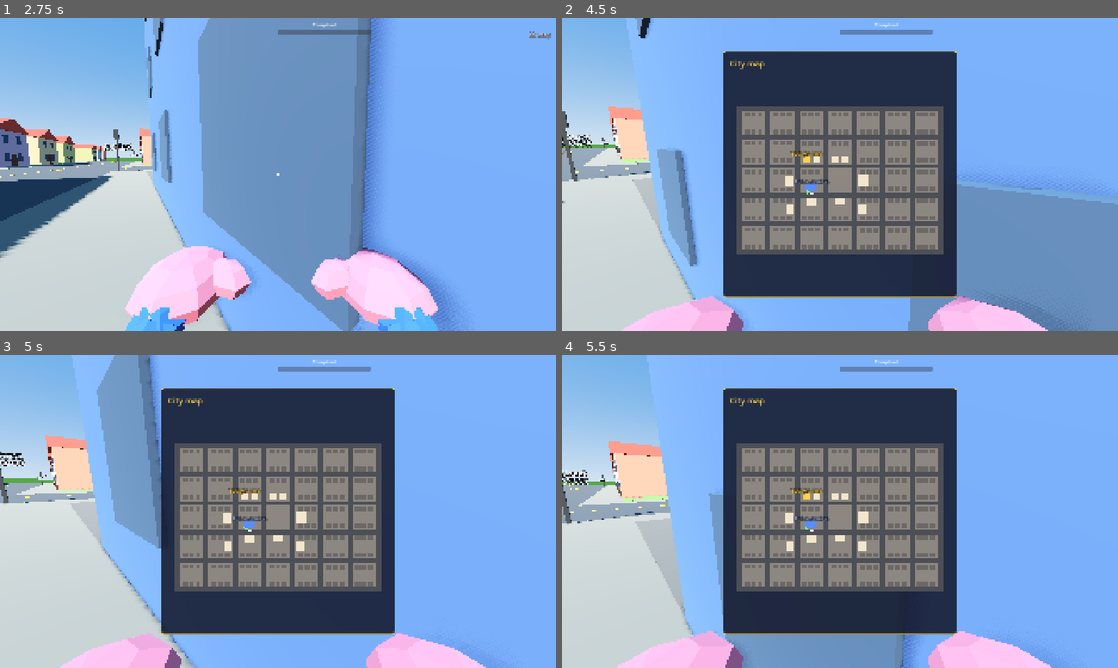
Above: before the commit, frames 1-4 (two rows, left to right).
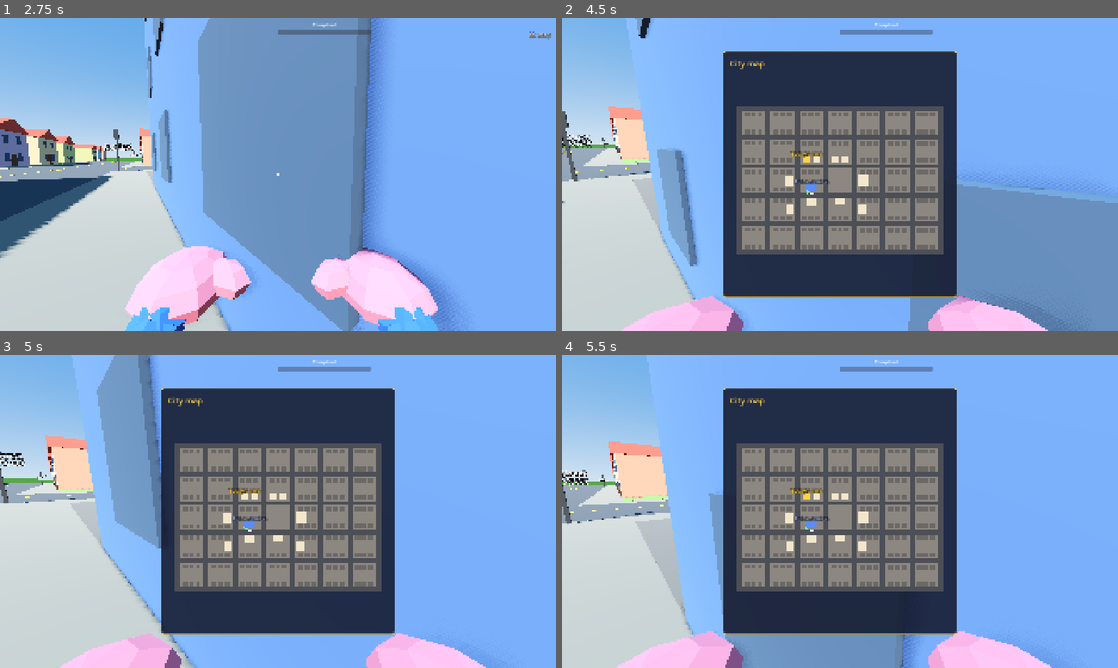
Above: after the commit, the same moments.

Repository: cristiangelini/BPD
Game: Godot game, scene res://scenes/levels/bakery.tscn
Two runs of this game, one before a commit and one after it. Both use one fixed random seed, a clock stepped at 60 frames per second and the inputs below. This scene is started directly instead of the project's main scene.
Inputs (mouse positions are in pixels of both pictures, inside the frame that each line leads up to):
- Up to frame 1 (2.75 s): tap Enter at 0.5 s; move the mouse to (400, 158) at 0.52 s; hold D (move_right) 0.53-1.28 s; hold R (ask) 0.53-1.28 s; click (400, 158) at 0.67 s; tap Space (jump) at 0.77, 1.07, 1.52, 1.82 s; tap G (drop) at 0.8, 1.35 s; move the mouse to (250, 174) at 1.27 s; hold W (move_forward) from 1.28 s (still down); click (250, 174) at 1.55 s; move the mouse to (289, 168) at 2.02 s; hold Shift (run) from 2.03 s (still down); click (289, 168) at 2.1 s
- Up to frame 2 (4.5 s): keep holding W (move_forward); move the mouse to (834, 180) at 2.77 s; release Shift (run) at 2.78 s; tap Shift (run) at 2.85 s; click (834, 180) at 2.92 s; tap Space (jump) at 3.02, 3.32, 3.77, 4.07 s; right-click (834, 180) at 3.05 s; move the mouse to (878, 177) at 3.52 s; hold E (use) 3.53-4.28 s; right-click (878, 177) at 3.6 s; tap M (map) at 4.15 s; move the mouse to (795, 171) at 4.27 s; tap E (use) at 4.35 s
- Up to frame 3 (5 s): keep holding W (move_forward); tap Space (jump) at 4.52, 4.55, 4.82 s
- Up to frame 4 (5.5 s): keep holding W (move_forward); move the mouse to (845, 511) at 5.02 s; hold Space (jump) from 5.03 s (still down); click (845, 511) at 5.17 s; tap R (ask) at 5.3 s

Frame 1 is identical in both runs. In frame 2, less than 0.1% of the frame differs, in the area x 0-100%, y 32-92%; in frame 3, less than 0.1%; in frame 4, less than 0.1%.

Commit message:
Bakery: the loaves, the cakes, the till and the ring
Forty loaves that split when pulled apart and squash on hard hits, one of
them hiding the stolen ring (it feels heavier when grabbed). Cakes in the
display are fragile. The till holds the bakehouse key and Marta notices
when it's opened or when goods break. The jewelry bag and pawn receipt
wait in seeded hiding spots. Evidence can be made tougher (the gold ring).

Co-Authored-By: Claude Opus 5.5 (1M context) <noreply@anthropic.com>
Claude-Session: https://claude.ai/code/session_01UXwRy4nCUmp8Zcg5tBLZhH

Diff:
--- /dev/null
+++ b/scenes/props/bakery_cake.tscn
@@ -0,0 +1,20 @@
+[gd_scene format=3]
+
+[ext_resource type="Script" path="res://scripts/props/ornament.gd" id="1"]
+[ext_resource type="PackedScene" path="res://assets/models/bakery_cake.glb" id="2"]
+
+[sub_resource type="CylinderShape3D" id="Shape"]
+height = 0.18
+radius = 0.18
+
+[node name="Cake" type="RigidBody3D"]
+collision_layer = 4
+collision_mask = 15
+mass = 1.5
+script = ExtResource("1")
+shard_color = Color(0.97, 0.66, 0.78, 1)
+
+[node name="Shape" type="CollisionShape3D" parent="."]
+shape = SubResource("Shape")
+
+[node name="Model" parent="." instance=ExtResource("2")]
--- /dev/null
+++ b/scenes/props/bread_loaf.tscn
@@ -0,0 +1,19 @@
+[gd_scene format=3]
+
+[ext_resource type="Script" path="res://scripts/props/bread.gd" id="1"]
+[ext_resource type="PackedScene" path="res://assets/models/bread_loaf.glb" id="2"]
+
+[sub_resource type="BoxShape3D" id="Shape"]
+size = Vector3(0.34, 0.13, 0.15)
+
+[node name="Bread" type="RigidBody3D"]
+collision_layer = 4
+collision_mask = 15
+mass = 0.4
+script = ExtResource("1")
+
+
+[node name="Shape" type="CollisionShape3D" parent="."]
+shape = SubResource("Shape")
+
+[node name="Model" parent="." instance=ExtResource("2")]
--- /dev/null
+++ b/scenes/props/jewelry_bag.tscn
@@ -0,0 +1,26 @@
+[gd_scene format=3]
+
+[ext_resource type="Script" path="res://scripts/props/evidence.gd" id="1"]
+[ext_resource type="PackedScene" path="res://assets/models/jewelry_bag.glb" id="2"]
+
+[sub_resource type="BoxShape3D" id="Shape"]
+size = Vector3(0.1, 0.11, 0.045)
+
+[node name="JewelryBag" type="RigidBody3D"]
+collision_layer = 4
+collision_mask = 15
+mass = 0.1
+script = ExtResource("1")
+full_value = 100.0
+
+[node name="Shape" type="CollisionShape3D" parent="."]
+shape = SubResource("Shape")
+
+[node name="Model" parent="." instance=ExtResource("2")]
+
+[node name="ValueLabel" type="Label3D" parent="."]
+transform = Transform3D(1, 0, 0, 0, 1, 0, 0, 0, 1, 0, 0.2, 0)
+billboard = 1
+pixel_size = 0.004
+outline_size = 8
+text = "0"
--- /dev/null
+++ b/scenes/props/pawn_receipt.tscn
@@ -0,0 +1,26 @@
+[gd_scene format=3]
+
+[ext_resource type="Script" path="res://scripts/props/evidence.gd" id="1"]
+[ext_resource type="PackedScene" path="res://assets/models/pawn_receipt.glb" id="2"]
+
+[sub_resource type="BoxShape3D" id="Shape"]
+size = Vector3(0.12, 0.02, 0.17)
+
+[node name="PawnReceipt" type="RigidBody3D"]
+collision_layer = 4
+collision_mask = 15
+mass = 0.1
+script = ExtResource("1")
+full_value = 200.0
+
+[node name="Shape" type="CollisionShape3D" parent="."]
+shape = SubResource("Shape")
+
+[node name="Model" parent="." instance=ExtResource("2")]
+
+[node name="ValueLabel" type="Label3D" parent="."]
+transform = Transform3D(1, 0, 0, 0, 1, 0, 0, 0, 1, 0, 0.2, 0)
+billboard = 1
+pixel_size = 0.004
+outline_size = 8
+text = "0"
--- /dev/null
+++ b/scenes/props/stolen_ring.tscn
@@ -0,0 +1,27 @@
+[gd_scene format=3]
+
+[ext_resource type="Script" path="res://scripts/props/evidence.gd" id="1"]
+[ext_resource type="PackedScene" path="res://assets/models/stolen_ring.glb" id="2"]
+
+[sub_resource type="BoxShape3D" id="Shape"]
+size = Vector3(0.045, 0.02, 0.05)
+
+[node name="StolenRing" type="RigidBody3D"]
+collision_layer = 4
+collision_mask = 15
+mass = 0.05
+script = ExtResource("1")
+full_value = 1000.0
+safe_speed = 8.0
+
+[node name="Shape" type="CollisionShape3D" parent="."]
+shape = SubResource("Shape")
+
+[node name="Model" parent="." instance=ExtResource("2")]
+
+[node name="ValueLabel" type="Label3D" parent="."]
+transform = Transform3D(1, 0, 0, 0, 1, 0, 0, 0, 1, 0, 0.2, 0)
+billboard = 1
+pixel_size = 0.004
+outline_size = 8
+text = "0"
--- a/scripts/levels/bakery.gd
+++ b/scripts/levels/bakery.gd
@@ -9,6 +9,24 @@
 const DOOR_SCENE := preload("res://scenes/props/front_door.tscn")
 const BAKER_SCENE := preload("res://scenes/npc/baker.tscn")
 const CUSTOMER_SCENE := preload("res://scenes/npc/bakery_customer.tscn")
+const BREAD_SCENE := preload("res://scenes/props/bread_loaf.tscn")
+const CAKE_SCENE := preload("res://scenes/props/bakery_cake.tscn")
+const RING_SCENE := preload("res://scenes/props/stolen_ring.tscn")
+## The ring story's extras (panaderia.md): they wait in hiding spots drawn with the seed.
+const EXTRA_SCENES: Array[PackedScene] = [
+	preload("res://scenes/props/jewelry_bag.tscn"), preload("res://scenes/props/pawn_receipt.tscn"),
+]
+const EXTRA_HALF_HEIGHTS := [0.055, 0.01]
+const LOAF_HALF_HEIGHT := 0.065
+## The bread shelves on the shop's west wall and the rack behind the counter: [x, z along, heights, count].
+const WEST_SHELF_X := -7.55
+const WEST_SHELVES := [0.4, 1.0, 1.6]
+const WEST_LOAVES := 6
+const RACK_X := 6.6
+const RACK_Z := SHOP_BACK + 0.35
+const RACK_SHELVES := [0.45, 0.95, 1.45, 1.95]
+const RACK_LOAVES := 5
+const COUNTER_TOP := FLOOR_TOP + 1.0
 ## Customers: at most MAX_CUSTOMERS inside, a new one every CUSTOMER_EVERY seconds, none for SCARE_PAUSE after a scare.
 const MAX_CUSTOMERS := 3
 const CUSTOMER_EVERY := 8.0
@@ -45,8 +63,6 @@
 const WHITE := Color(0.92, 0.92, 0.88)
 const STEEL := Color(0.6, 0.62, 0.66)
 const GLASS := Color(0.55, 0.75, 0.85, 0.35)
-const BREAD := Color(0.85, 0.58, 0.3)
-const CAKE := Color(1.0, 0.7, 0.8)
 const FLOUR := Color(0.95, 0.93, 0.88)
 const SHUTTER := Color(0.55, 0.57, 0.6)
 const AWNING := Color(0.75, 0.3, 0.25)
@@ -57,7 +73,7 @@
 	{"id": "behind_flour", "at": Vector3(-2.0, FLOOR_TOP, -6.7), "heavy": true},
 	{"id": "in_fridge", "at": Vector3(-0.9, 1.025, -0.2), "heavy": false},
 	{"id": "under_counter", "at": Vector3(3.5, FLOOR_TOP + 0.05, 3.5), "heavy": true},
-	{"id": "in_display", "at": Vector3(-1.5, FLOOR_TOP + 0.05, 4.5), "heavy": false},
+	{"id": "in_display", "at": Vector3(-1.825, FLOOR_TOP + 0.05, 4.5), "heavy": false},
 	{"id": "on_mixer", "at": Vector3(0.9, 1.0, -6.0), "heavy": false},
 	{"id": "on_wardrobe", "at": Vector3(7.5, GameScale.FLOOR_HEIGHT + 2.0, 3.0), "heavy": false},
 	{"id": "in_chest", "at": Vector3(-1.2, GameScale.FLOOR_HEIGHT + 0.05, 6.3), "heavy": true},
@@ -77,6 +93,18 @@
 var complaint_bar: ProgressBar
 var _build: PlaceBuilder
 var _customer_wait := FIRST_CUSTOMER
+## Same seed, same draw: which loaf hides the ring and where the extras go. 0 draws one.
+@export var case_seed := 0
+var loaves: Array[Bread] = []
+var cakes: Array[Ornament] = []
+var ring: Evidence
+var ring_loaf := 0
+var extras: Array[Evidence] = []
+var extra_spots: Array = []
+var till: Till
+## Fines for broken loaves and cakes.
+var fines := 0
+var broken_goods := 0
 var _looks := 0
 @onready var car: PatrolCar = $PatrolCar
 
@@ -98,6 +126,10 @@
 	add_child(city_map)
 	city_map.setup(city, "bakery", car)
 	_add_baker()
+	if case_seed == 0:
+		case_seed = randi() | 1
+	_place_goods()
+	_place_ring_story()
 
 
 func _add_baker() -> void:
@@ -157,6 +189,60 @@
 	customer.bumped.connect(scare_customers)
 	customer.gone.connect(func() -> void: customers.erase(customer))
 	return customer
+
+
+## The 40 loaves and the cakes, all fragile; the till with the bakehouse key.
+func _place_goods() -> void:
+	var places: Array[Vector3] = []
+	for y: float in WEST_SHELVES:
+		for i in WEST_LOAVES:
+			places.append(Vector3(WEST_SHELF_X, y + 0.025 + LOAF_HALF_HEIGHT, 2.5 + i * 0.6))
+	for y: float in RACK_SHELVES:
+		for i in RACK_LOAVES:
+			places.append(Vector3(RACK_X - 0.8 + i * 0.4, y + 0.025 + LOAF_HALF_HEIGHT, RACK_Z))
+	for x: float in [1.6, 2.2]:
+		places.append(Vector3(x, COUNTER_TOP + LOAF_HALF_HEIGHT, 3.5))
+	for at in places:
+		var loaf: Bread = BREAD_SCENE.instantiate()
+		loaf.position = at
+		# Loaves on the west shelf lie along the shelf, the others along x.
+		loaf.rotation.y = PI / 2 if at.x < 0.0 else 0.0
+		add_child(loaf)
+		loaf.broken.connect(_on_goods_broken)
+		loaves.append(loaf)
+	for x: float in [-2.15, -1.5, -0.85]:
+		var cake: Ornament = CAKE_SCENE.instantiate()
+		cake.position = Vector3(x, FLOOR_TOP + 0.05 + 0.09, 4.5)
+		add_child(cake)
+		cake.broken.connect(_on_goods_broken)
+		cakes.append(cake)
+	till = Till.new()
+	till.position = Vector3(5.2, COUNTER_TOP + Till.SIZE.y / 2, 3.5)
+	add_child(till)
+	till.opened.connect(func(at: Vector3) -> void: baker.saw(at, Baker.SAW_TILL))
+
+
+## The ring hides in one loaf; the jewelry bag and the pawn receipt in two hiding spots.
+func _place_ring_story() -> void:
+	var rng := RandomNumberGenerator.new()
+	rng.seed = case_seed * 31 + 7
+	ring_loaf = rng.randi_range(0, loaves.size() - 1)
+	ring = RING_SCENE.instantiate()
+	loaves[ring_loaf].stuff(ring)
+	var spot_heavy: Array = SPOTS.map(func(spot: Dictionary) -> bool: return spot.heavy)
+	extra_spots = HidingDraw.draw(case_seed, spot_heavy, [false, false], 1).spots
+	for i in EXTRA_SCENES.size():
+		var item: Evidence = EXTRA_SCENES[i].instantiate()
+		item.position = SPOTS[extra_spots[i]].at + Vector3.UP * (EXTRA_HALF_HEIGHTS[i] + 0.01)
+		add_child(item)
+		extras.append(item)
+
+
+func _on_goods_broken(at: Vector3) -> void:
+	broken_goods += 1
+	fines += Bread.FINE
+	if baker.saw(at, Baker.SAW_BREAK):
+		scare_customers()
 
 
 ## Everyone in the shop runs out without paying, and no one comes in for a while.
@@ -220,18 +306,14 @@
 func _build_shop() -> void:
 	_build.wall("x", SHOP_BACK, -HALF_X, HALF_X, 0, [BAKEHOUSE_DOOR_X], INSIDE)
 	_build.open_box(Vector3(3.5, FLOOR_TOP, 3.5), Vector3(5.0, 1.0, 0.7), "-z", WOOD)
-	_build.box(Vector3(5.2, 1.15, 3.5), Vector3(0.5, 0.3, 0.4), STEEL)
 	_build.open_box(Vector3(-1.5, FLOOR_TOP, 4.5), Vector3(2.0, 1.1, 0.8), "top", GLASS)
-	for x: float in [-2.1, -1.5, -0.9]:
-		var cake := CylinderMesh.new()
-		cake.top_radius = 0.22
-		cake.bottom_radius = 0.22
-		cake.height = 0.25
-		_build.mesh(cake, Vector3(x, FLOOR_TOP + 0.18, 4.5), CAKE)
-	for y: float in [0.4, 1.0, 1.6]:
-		_build.box(Vector3(-7.55, y, 4.0), Vector3(0.6, 0.05, 4.0), WOOD)
-		for z: float in [2.6, 3.4, 4.2, 5.0]:
-			_build.mesh(_loaf(), Vector3(-7.55, y + 0.12, z), BREAD, Vector3(0, 0, PI / 2))
+	for y: float in WEST_SHELVES:
+		_build.box(Vector3(WEST_SHELF_X, y, 4.0), Vector3(0.6, 0.05, 4.0), WOOD)
+	# The bread rack behind the counter, against the wall to the bakehouse.
+	for y: float in RACK_SHELVES:
+		_build.box(Vector3(RACK_X, y, RACK_Z), Vector3(2.0, 0.05, 0.5), WOOD)
+	for x: float in [RACK_X - 1.0, RACK_X + 1.0]:
+		_build.box(Vector3(x, 1.1, RACK_Z), Vector3(0.05, 2.1, 0.5), WOOD)
 	_build.light(Vector3(0, 2.2, 4.0))
 	_build.light(Vector3(-5, 2.2, 4.0))
 
@@ -272,10 +354,3 @@
 	_build.box(Vector3(-4.0, up + 0.75, 2.0), Vector3(1.2, 0.06, 1.2), WOOD)
 	_build.light(Vector3(-4.0, up + 2.2, 0.0))
 	_build.light(Vector3(4.0, up + 2.2, 0.0))
-
-
-func _loaf() -> Mesh:
-	var loaf := CapsuleMesh.new()
-	loaf.radius = 0.1
-	loaf.height = 0.35
-	return loaf
--- a/scripts/npc/baker.gd
+++ b/scripts/npc/baker.gd
@@ -17,6 +17,11 @@
 const DOOR_BROKEN := 5.0
 ## Each customer that runs away without paying.
 const CUSTOMER_FLED := 5.0
+## Seeing a loaf or a cake broken, and seeing someone open her till.
+const SAW_BREAK := 10.0
+const SAW_TILL := 10.0
+const SIGHT_RANGE := 8.0
+const EYE := 1.4
 ## The meter drops one point every DECAY_EVERY seconds while nothing happens.
 const DECAY_EVERY := 5.0
 const STRUCK_COOLDOWN := 1.0
@@ -161,6 +166,22 @@
 	_say("BAKER_DOOR")
 
 
+## Something happened at `at` (a loaf split, the till opened): it counts if she can see it.
+func saw(at: Vector3, points: float) -> bool:
+	var eye := global_position + Vector3.UP * EYE
+	if eye.distance_to(at) > SIGHT_RANGE:
+		return false
+	var query := PhysicsRayQueryParameters3D.create(eye, at, 1)
+	query.exclude = [get_rid()]
+	var hit := get_world_3d().direct_space_state.intersect_ray(query)
+	# What blocks the view only counts if it's something in between, not the thing she's looking at.
+	if not hit.is_empty() and (hit.position as Vector3).distance_to(at) > 0.4:
+		return false
+	_raise(points)
+	_say("BAKER_SAW")
+	return true
+
+
 func customer_fled() -> void:
 	_raise(CUSTOMER_FLED)
 
--- /dev/null
+++ b/scripts/props/bread.gd
@@ -0,0 +1,119 @@
+class_name Bread
+extends Grabbable
+
+## One of the bakery's 40 loaves (docs/diseno/panaderia.md, "El anillo en el pan"). There's no button to split it:
+## it splits when it's pulled apart, by two cops pulling its ends or by one cop pulling it while it's stuck against
+## something. A hard hit squashes it instead. Either way it's a broken loaf: a fine, like the grandpa's ornaments.
+## A loaf can hide something inside (`filling`): it feels heavier when grabbed and drops it when it breaks.
+
+signal broken(at: Vector3)
+
+## A hand pulling this far from the loaf while the loaf barely moves splits it, after SPLIT_TIME (propuesta).
+const SPLIT_STRETCH := 0.5
+const STUCK_SPEED := 0.6
+const SPLIT_TIME := 0.25
+## A hit harder than this squashes it (propuesta: a throw at a wall does, a drop from the shelf doesn't).
+const SQUASH_SPEED := 4.5
+const FINE := 20
+const HALF_MODEL := preload("res://assets/models/bread_half.glb")
+const HALF_LIFE := 20.0
+
+## What it hides, kept out of the tree until the loaf breaks; null for a plain loaf.
+var filling: Node3D
+var is_broken := false
+var _stretched := 0.0
+var _impacts := ImpactTracker.new()
+
+
+func _ready() -> void:
+	contact_monitor = true
+	max_contacts_reported = 4
+
+
+## Puts `item` inside: the loaf weighs that much more.
+func stuff(item: Node3D) -> void:
+	filling = item
+	if item is RigidBody3D:
+		mass += (item as RigidBody3D).mass * 4.0
+
+
+func hold(holder_id: int, point: Vector3) -> void:
+	var first := not holders.has(holder_id)
+	super.hold(holder_id, point)
+	if first and filling:
+		var grabber := instance_from_id(holder_id) as Node
+		if grabber and grabber.get_parent() is Cop:
+			(grabber.get_parent() as Cop).show_hint("HINT_HEAVY_BREAD")
+
+
+func _physics_process(delta: float) -> void:
+	super._physics_process(delta)
+	if is_broken or holders.is_empty():
+		_stretched = 0.0
+		return
+	var pulled := false
+	for point: Vector3 in holders.values():
+		pulled = pulled or point.distance_to(global_position) > SPLIT_STRETCH
+	_stretched = _stretched + delta if pulled and linear_velocity.length() < STUCK_SPEED else 0.0
+	if _stretched >= SPLIT_TIME:
+		split()
+
+
+func _integrate_forces(state: PhysicsDirectBodyState3D) -> void:
+	var speed := _impacts.hardest(state)
+	if speed > SQUASH_SPEED:
+		squash.call_deferred()
+
+
+## Pulled apart: two halves and, if it hid something, the thing drops out.
+func split() -> void:
+	if is_broken:
+		return
+	for side: float in [-1.0, 1.0]:
+		_half(side)
+	_break(Vector3.ZERO)
+
+
+## Hit too hard: flattened, and whatever it hid flies out with it.
+func squash() -> void:
+	if is_broken:
+		return
+	(_half(0.0).get_child(1) as Node3D).scale = Vector3(1.6, 0.35, 1.3)
+	_break(linear_velocity)
+
+
+func _break(push: Vector3) -> void:
+	is_broken = true
+	for holder: int in holders.keys():
+		var grabber := instance_from_id(holder) as Grabber
+		if grabber:
+			grabber.release()
+	if filling:
+		get_parent().add_child(filling)
+		filling.global_position = global_position + Vector3.UP * 0.1
+		if filling is RigidBody3D:
+			(filling as RigidBody3D).linear_velocity = push + Vector3.UP
+		filling = null
+	broken.emit(global_position)
+	queue_free()
+
+
+## A half loaf left on the floor for a while (just to look at: it can be grabbed and thrown, nothing more).
+func _half(side: float) -> Grabbable:
+	var half := Grabbable.new()
+	half.mass = 0.2
+	half.collision_layer = collision_layer
+	half.collision_mask = collision_mask
+	var shape := CollisionShape3D.new()
+	var box := BoxShape3D.new()
+	box.size = Vector3(0.17, 0.13, 0.15)
+	shape.shape = box
+	half.add_child(shape)
+	var look: Node3D = HALF_MODEL.instantiate()
+	look.rotation.y = PI if side < 0.0 else 0.0
+	half.add_child(look)
+	get_parent().add_child(half)
+	half.global_transform = global_transform.translated_local(Vector3(side * 0.1, 0, 0))
+	half.linear_velocity = global_basis.x * side * 0.8 + Vector3.UP * 0.5
+	half.get_tree().create_timer(HALF_LIFE).timeout.connect(half.queue_free)
+	return half
--- a/scripts/props/evidence.gd
+++ b/scripts/props/evidence.gd
@@ -13,6 +13,8 @@
 const LOSS_PER_SPEED := 0.1
 
 @export var full_value := 1000.0
+## Hits at or below this speed do nothing; tougher things (a gold ring) raise it.
+@export var safe_speed := SAFE_SPEED
 
 var value := 0.0
 var is_broken := false
@@ -38,9 +40,9 @@
 
 ## Applies a hit at `speed` m/s and returns the value lost.
 func hit(speed: float) -> float:
-	if is_broken or speed <= SAFE_SPEED:
+	if is_broken or speed <= safe_speed:
 		return 0.0
-	var loss := minf(value, full_value * LOSS_PER_SPEED * (speed - SAFE_SPEED))
+	var loss := minf(value, full_value * LOSS_PER_SPEED * (speed - safe_speed))
 	value -= loss
 	_show_value()
 	damaged.emit(loss)
--- /dev/null
+++ b/scripts/props/till.gd
@@ -0,0 +1,55 @@
+class_name Till
+extends StaticBody3D
+
+## Marta's cash register on the counter (docs/diseno/panaderia.md, "El local"): E opens its drawer, and the key to
+## the bakehouse is inside. Marta doesn't like anyone touching her till.
+
+signal opened(at: Vector3)
+
+const SIZE := Vector3(0.5, 0.3, 0.4)
+const COLOR := Color(0.6, 0.62, 0.66)
+const DRAWER := Color(0.35, 0.36, 0.4)
+
+var has_key := true
+var is_open := false
+var _drawer: MeshInstance3D
+
+
+func _ready() -> void:
+	var shape := CollisionShape3D.new()
+	var box := BoxShape3D.new()
+	box.size = SIZE
+	shape.shape = box
+	add_child(shape)
+	add_child(_mesh(SIZE, COLOR))
+	_drawer = _mesh(Vector3(SIZE.x * 0.8, 0.08, SIZE.z), DRAWER)
+	_drawer.position = Vector3(0, -SIZE.y / 2 + 0.05, 0)
+	add_child(_drawer)
+
+
+func prompt_key(_cop: Cop) -> String:
+	return "" if is_open else "PROMPT_TILL"
+
+
+func use(cop: Cop) -> void:
+	if is_open:
+		return
+	is_open = true
+	# The drawer slides out toward the cop's side of the counter (the till's +Z).
+	_drawer.position.z = SIZE.z * 0.6
+	if has_key:
+		has_key = false
+		cop.has_key = true
+		cop.show_hint("HINT_TILL_KEY")
+	opened.emit(global_position)
+
+
+func _mesh(size: Vector3, color: Color) -> MeshInstance3D:
+	var look := MeshInstance3D.new()
+	var box := BoxMesh.new()
+	box.size = size
+	look.mesh = box
+	var material := StandardMaterial3D.new()
+	material.albedo_color = color
+	look.material_override = material
+	return look
--- a/tests/unit/test_bakery.gd
+++ b/tests/unit/test_bakery.gd
@@ -21,7 +21,7 @@
 	for spot: Dictionary in Bakery.SPOTS:
 		var at: Vector3 = spot.at
 		assert_true(absf(at.x) < Bakery.HALF_X and absf(at.z) < Bakery.HALF_Z, "%s is inside the bakery" % spot.id)
-		var query := PhysicsRayQueryParameters3D.create(at + Vector3.UP * 0.25, at + Vector3.DOWN * 0.2)
+		var query := PhysicsRayQueryParameters3D.create(at + Vector3.UP * 0.25, at + Vector3.DOWN * 0.2, 1)
 		var hit := space.intersect_ray(query)
 		assert_false(hit.is_empty(), "%s has something under it" % spot.id)
 		if not hit.is_empty():
@@ -116,3 +116,91 @@
 	assert_eq(bakery.baker.complaint, Baker.STRUCK - Baker.SAMPLE_CALM)
 	assert_true(cop.is_eating())
 	assert_false(cop.get_node("Grabber").try_grab(), "no grabbing while eating")
+
+
+func test_forty_loaves_and_one_hides_the_ring_drawn_from_the_seed() -> void:
+	var first := _bakery_with_seed(42)
+	await wait_physics_frames(2)
+	assert_eq(first.loaves.size(), 40)
+	var filled := first.loaves.filter(func(loaf: Bread) -> bool: return loaf.filling != null)
+	assert_eq(filled.size(), 1, "only one loaf hides something")
+	assert_eq(filled[0].filling, first.ring)
+	assert_gt(filled[0].mass, first.loaves[(first.ring_loaf + 1) % 40].mass, "the ring loaf weighs more")
+	var again := _bakery_with_seed(42)
+	await wait_physics_frames(2)
+	assert_eq(again.ring_loaf, first.ring_loaf, "same seed, same loaf")
+	assert_eq(again.extra_spots, first.extra_spots, "same seed, same spots for the extras")
+
+
+func test_pulling_the_ring_loaf_apart_drops_the_ring_and_costs_a_fine() -> void:
+	var bakery := _bakery_with_seed(7)
+	await wait_physics_frames(5)
+	var loaf: Bread = bakery.loaves[bakery.ring_loaf]
+	var across := loaf.global_basis.x
+	for i in 30:
+		if not is_instance_valid(loaf):
+			break
+		loaf.hold(1, loaf.global_position + across * 0.7)
+		loaf.hold(2, loaf.global_position - across * 0.7)
+		await wait_physics_frames(1)
+	assert_false(is_instance_valid(loaf), "two hands pulling the ends split it")
+	assert_true(bakery.ring.is_inside_tree(), "the ring drops out")
+	await wait_physics_frames(40)
+	assert_eq(bakery.ring.value, 1000.0, "a gold ring survives the fall")
+	assert_eq(bakery.fines, Bread.FINE)
+	assert_eq(bakery.broken_goods, 1)
+
+
+func test_carrying_a_loaf_around_does_not_split_it() -> void:
+	var bakery := _bakery_with_seed(7)
+	await wait_physics_frames(5)
+	var loaf: Bread = bakery.loaves[(bakery.ring_loaf + 1) % 40]
+	var point := loaf.global_position + Vector3.UP * 0.5
+	for i in 90:
+		point += Vector3(GameScale.RUN_SPEED / 60.0, 0, 0)
+		loaf.hold(1, point)
+		await wait_physics_frames(1)
+	assert_true(is_instance_valid(loaf) and not loaf.is_broken, "running with it is fine")
+	assert_eq(bakery.fines, 0)
+
+
+func test_a_hard_throw_squashes_a_loaf() -> void:
+	var bakery := _bakery_with_seed(7)
+	await wait_physics_frames(5)
+	var loaf: Bread = bakery.loaves[(bakery.ring_loaf + 2) % 40]
+	loaf.global_position = Vector3(0, 1.0, 5.0)
+	loaf.linear_velocity = Vector3(0, -8, 0)
+	await wait_physics_frames(20)
+	assert_false(is_instance_valid(loaf), "it hit the floor too hard")
+	assert_eq(bakery.fines, Bread.FINE)
+
+
+func test_the_till_has_the_bakehouse_key_and_marta_sees_it_opened() -> void:
+	var bakery := _bakery_with_seed(7)
+	bakery._customer_wait = 999.0
+	var cop: Cop = bakery.get_node("Cop")
+	await wait_physics_frames(30)
+	assert_eq(bakery.till.prompt_key(cop), "PROMPT_TILL")
+	bakery.till.use(cop)
+	assert_true(cop.has_key)
+	assert_eq(bakery.baker.complaint, Baker.SAW_TILL, "she was watching from the bakehouse door")
+	bakery.bakehouse_door.use(cop)
+	assert_false(bakery.bakehouse_door.locked, "the key opens the bakehouse")
+
+
+func test_the_extras_wait_at_their_spots() -> void:
+	var bakery := _bakery_with_seed(11)
+	await wait_physics_frames(30)
+	for i in bakery.extras.size():
+		var spot: Vector3 = Bakery.SPOTS[bakery.extra_spots[i]].at
+		var item := bakery.extras[i]
+		assert_lt(Vector2(item.global_position.x - spot.x, item.global_position.z - spot.z).length(), 0.1)
+		assert_gt(item.global_position.y, spot.y, "%s rests on its spot" % item.name)
+
+
+func _bakery_with_seed(case_seed: int) -> Bakery:
+	var bakery: Bakery = BAKERY_SCENE.instantiate()
+	bakery.case_seed = case_seed
+	bakery.get_node("Cop").input_enabled = false
+	add_child_autofree(bakery)
+	return bakery
--- a/translations/texts.csv
+++ b/translations/texts.csv
@@ -204,3 +204,7 @@
 BAKER_LAWYER,¡Se acabó! ¡Llamo a mi abogado!,That's it! I'm calling my lawyer!,Chega! Vou ligar para o meu advogado!
 CUSTOMER_THANKS,"¡Gracias, Marta! Hasta mañana.","Thanks, Marta! See you tomorrow.","Obrigado, Marta! Até amanhã."
 CUSTOMER_SCARED,¡Ay! ¡Me voy de aquí!,Yikes! I'm out of here!,Ai! Vou embora daqui!
+HINT_HEAVY_BREAD,Este pan pesa más que los otros...,This loaf is heavier than the others...,Este pão pesa mais que os outros...
+PROMPT_TILL,E: abrir la caja registradora,E: open the cash register,E: abrir a caixa registradora
+HINT_TILL_KEY,"¡Hay una llave en la caja! Dice ""Obrador"".","There's a key in the register! It says ""Bakehouse"".","Tem uma chave na caixa! Diz ""Padaria""."
+BAKER_SAW,"¡Eso se paga, eh!",You're paying for that!,"Isso vai ser pago, hein!"
Binary file added: assets/models/bakery_cake.glb
Not shown, added: assets/models/bakery_cake.glb.import
Binary file added: assets/models/bread_half.glb
Not shown, added: assets/models/bread_half.glb.import
Binary file added: assets/models/bread_loaf.glb
Not shown, added: assets/models/bread_loaf.glb.import
Binary file added: assets/models/jewelry_bag.glb
Not shown, added: assets/models/jewelry_bag.glb.import
Binary file added: assets/models/pawn_receipt.glb
Not shown, added: assets/models/pawn_receipt.glb.import
Binary file added: assets/models/stolen_ring.glb
Not shown, added: assets/models/stolen_ring.glb.import
(and 4 more such lines)
